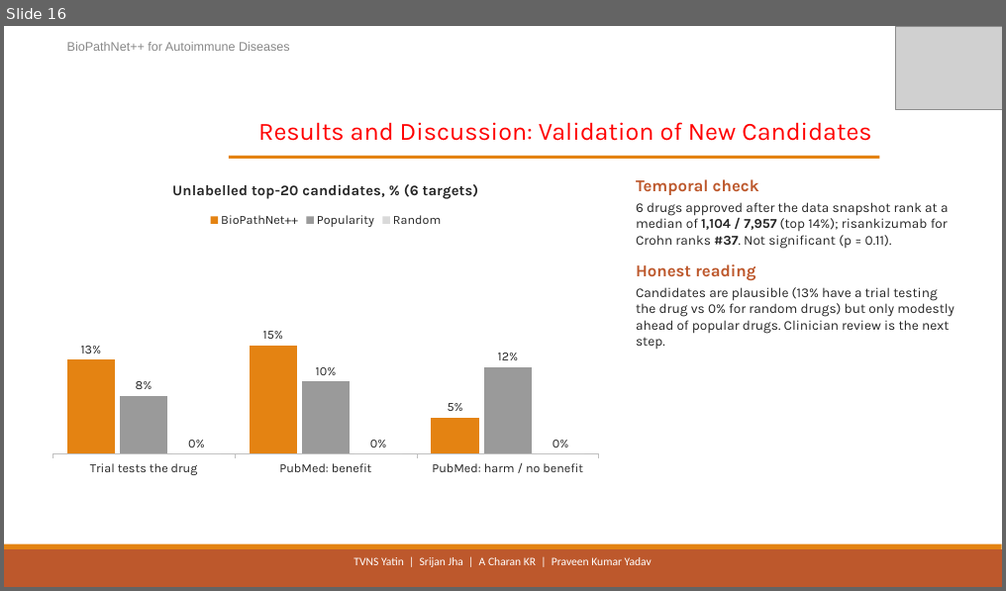
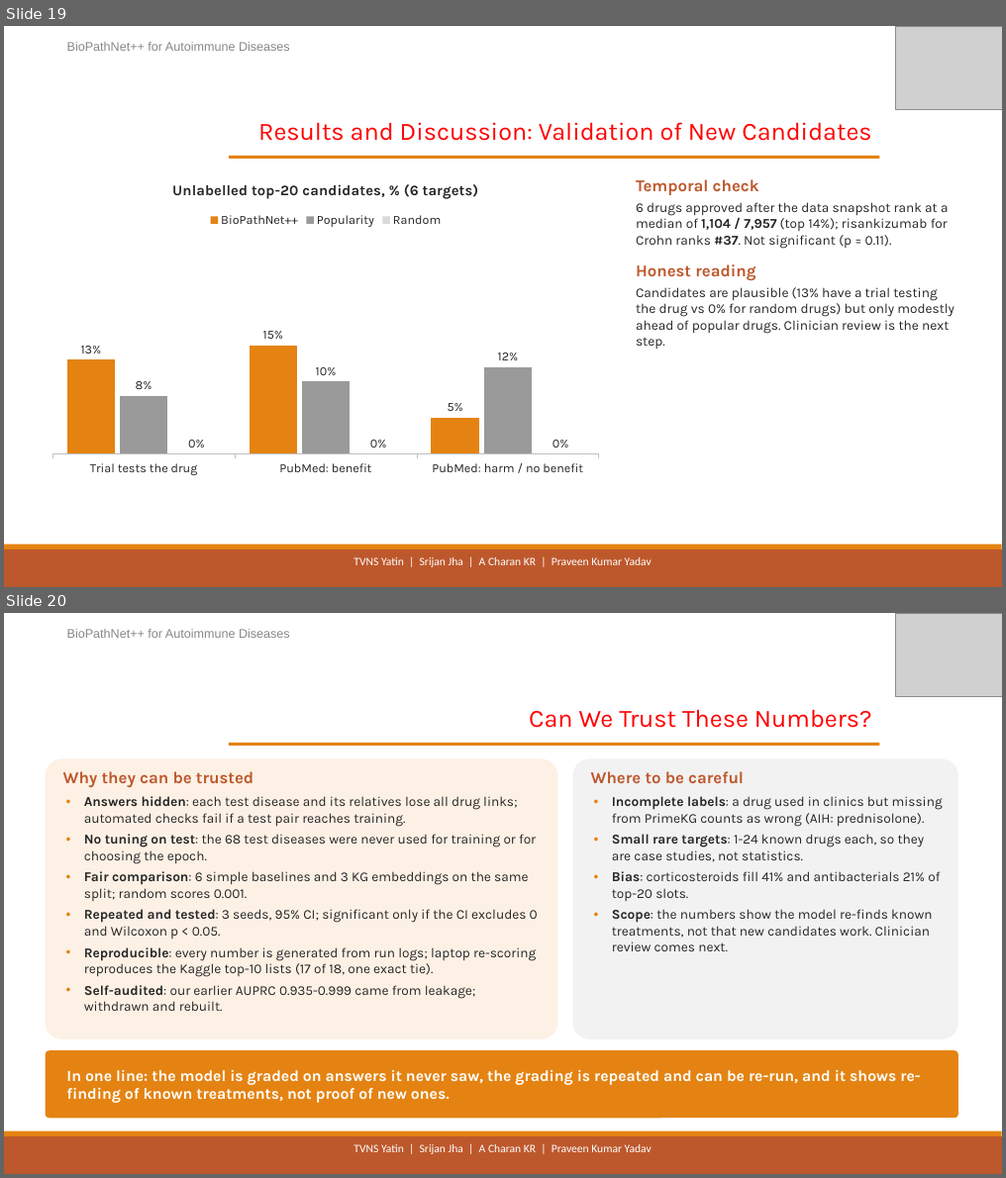
Before and after one commit to SaiYatin/Capstone_Drug_Repurposing_Project, a slide deck: outputs/capstone_review3/BioPathNet++_Review3.pptx. Shown one above the other, each under a label of ours: slide 16 before the commit, slides 19 and 20 after it. The pictures are 1006x591 and 1006x1178 pixels, drawn with LibreOffice and Linux fonts; fonts in the diff are those of the drawing; grey boxes stand for pictures. Boxes give left, top, right and bottom in pixels: in the first picture for what was removed or moved away, otherwise in the second. Text is boxed around its words. In the diff, an @@ line names an element or a change of style, - is before the commit and + after.

```diff
--- a/outputs/capstone_review3/BioPathNet++_Review3.pptx
+++ b/outputs/capstone_review3/BioPathNet++_Review3.pptx
@@ slide 20 added at (x1=4, y1=613, x2=1002, y2=1174), background #FFFFFF; not listed: 2 template elements that a slide beside it also shows @@
@@ text added at (x1=67, y1=629, x2=290, y2=638), 12 pt, text #888888 @@
+BioPathNet++ for Autoimmune Diseases
@@ picture added at (x1=896, y1=613, x2=1002, y2=697) @@
@@ text added at (x1=529, y1=709, x2=872, y2=728), 24 pt, text #FF0000 @@
+Can We Trust These Numbers?
@@ rounded rectangle added at (x1=46, y1=759, x2=558, y2=1040), fill #FDF1E5 @@
@@ rectangle added at (x1=229, y1=743, x2=880, y2=746), fill #E48312 @@
@@ rounded rectangle added at (x1=573, y1=759, x2=958, y2=1040), fill #F2F2F2 @@
@@ text added at (x1=63, y1=771, x2=538, y2=1011), 13 pt, text #262626 @@
+Why they can be trusted
+• Answers hidden: each test disease and its relatives lose all drug links; automated checks fail if a test pair reaches training.
+• No tuning on test: the 68 test diseases were never used for training or for choosing the epoch.
+• Fair comparison: 6 simple baselines and 3 KG embeddings on the same split; random scores 0.001.
+• Repeated and tested: 3 seeds, 95% CI; significant only if the CI excludes 0 and Wilcoxon p < 0.05.
+• Reproducible: every number is generated from run logs; laptop re-scoring reproduces the Kaggle top-10 lists (17 of 18, one exact tie).
+• Self-audited: our earlier AUPRC 0.935-0.999 came from leakage; withdrawn and rebuilt.
@@ text added at (x1=591, y1=771, x2=943, y2=952), 13 pt, text #262626 @@
+Where to be careful
+• Incomplete labels: a drug used in clinics but missing from PrimeKG counts as wrong (AIH: prednisolone).
+• Small rare targets: 1-24 known drugs each, so they are case studies, not statistics.
+• Bias: corticosteroids fill 41% and antibacterials 21% of top-20 slots.
+• Scope: the numbers show the model re-finds known treatments, not that new candidates work. Clinician review comes next.
@@ rounded rectangle added at (x1=46, y1=1051, x2=958, y2=1118), fill #E48312 @@
@@ text added at (x1=66, y1=1070, x2=920, y2=1103), 15 pt, text #FFFFFF, bold @@
+In one line: the model is graded on answers it never saw, the grading is repeated and can be re-run, and it shows re-finding of known treatments, not proof of new ones.
@@ text added at (x1=353, y1=1145, x2=651, y2=1155), 11 pt, text #FFFFFF @@
+TVNS Yatin | Srijan Jha | A Charan KR | Praveen Kumar Yadav
@@ what was slide 16 is now slide 19 @@
```
Also in this commit, not shown: 6 slides changed, 4 other slides added, 1 slide removed, 3 other files.
